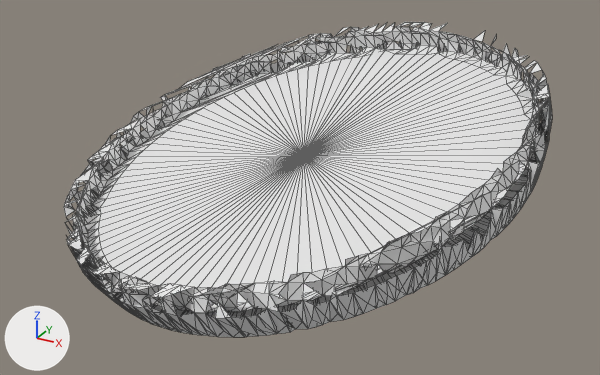
The OBJ model PadForge.App/3DModels/SteamController/RightPadTouch.obj, before and after one commit.
Both versions are drawn from a camera (50 mm lens) standing at (76.8, -70.5, 15.0) and looking at (43.8, -10.6, -15.0). The lights are fixed; the arrows at lower left show +X, +Y and +Z. The older version comes first. Mesh edges are drawn as thin lines. Where no turn or scale is listed for an object, it has been applied to the vertices.

The scene before the commit, as lines of its bpy script (objects in view):
```python
me_rightpadtouch = bpy.data.meshes.new('RightPadTouch')
me_rightpadtouch.from_pydata(...)  # 1599 vertices, 2948 faces; spans x 22.4..64.8, y -31.3..10.5, z -20.5..-3.0
ob_rightpadtouch = bpy.data.objects.new('RightPadTouch', me_rightpadtouch)
ob_rightpadtouch.location = (0.0, 0.0, 0.0)
```
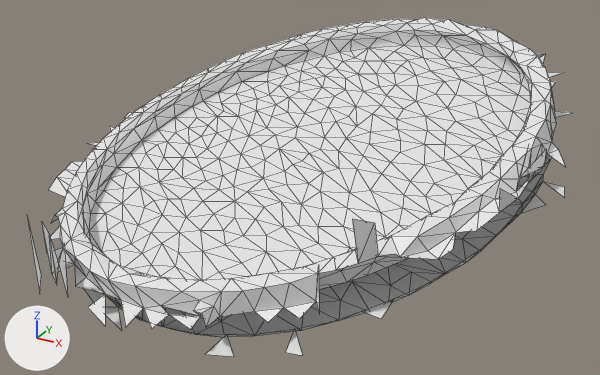
Boxes (x1, y1, x2, y2) around the edits, measured in the pictures (600 x 375 px):
'RightPadTouch', reshaped (12% wider, 8% taller): before (64, 22, 552, 337); after (27, 17, 572, 357)
part 1 of me_rightpadtouch, rebuilt (7% wider): before (64, 22, 552, 337); after (42, 17, 565, 329)
part 2 of me_rightpadtouch, added (mostly hidden): after (84, 111, 572, 357)
part 3 of me_rightpadtouch, added: after (27, 218, 41, 292)

Diff of the bpy script that builds the scene:
```diff
--- a/PadForge.App/3DModels/SteamController/RightPadTouch.obj.py
+++ b/PadForge.App/3DModels/SteamController/RightPadTouch.obj.py
@@ me_rightpadtouch @@
 # used by ob_rightpadtouch; location = (0.0, 0.0, 0.0)
 # verts and faces of me_rightpadtouch; kept vertices keep their numbers, new ones are numbered from 1599
-me_rightpadtouch.from_pydata(...)  # 1599 vertices, 2948 faces; spans x 22.4..64.8, y -31.3..10.5, z -20.5..-3.0
+me_rightpadtouch.from_pydata(...)  # 975 vertices, 1716 faces; spans x 18.5..66.9, y -33.0..13.9, z -20.6..-2.7
+# me_rightpadtouch part 1: the loose piece of 1596 vertices spanning x 22.4..64.8, y -31.3..10.5, z -20.5..-3.0 is rebuilt with 610 vertices and now spans x 19.1..66.7, y -33.0..13.7, z -18.2..-2.7
+# me_rightpadtouch part 2: a new loose piece of 362 vertices spanning x 18.5..66.9, y -31.3..13.9, z -20.6..-7.6
+# me_rightpadtouch part 3
+verts[1599] = (31.5, -30.8, -12.0)
+verts[1600] = (32.3, -31.4, -18.4)
+verts[1601] = (33.4, -31.9, -16.2)  # pixel (41, 276)
+faces += [(1599, 1601, 1600)]
+# other edits to the shape of me_rightpadtouch do not show in these pictures
```
